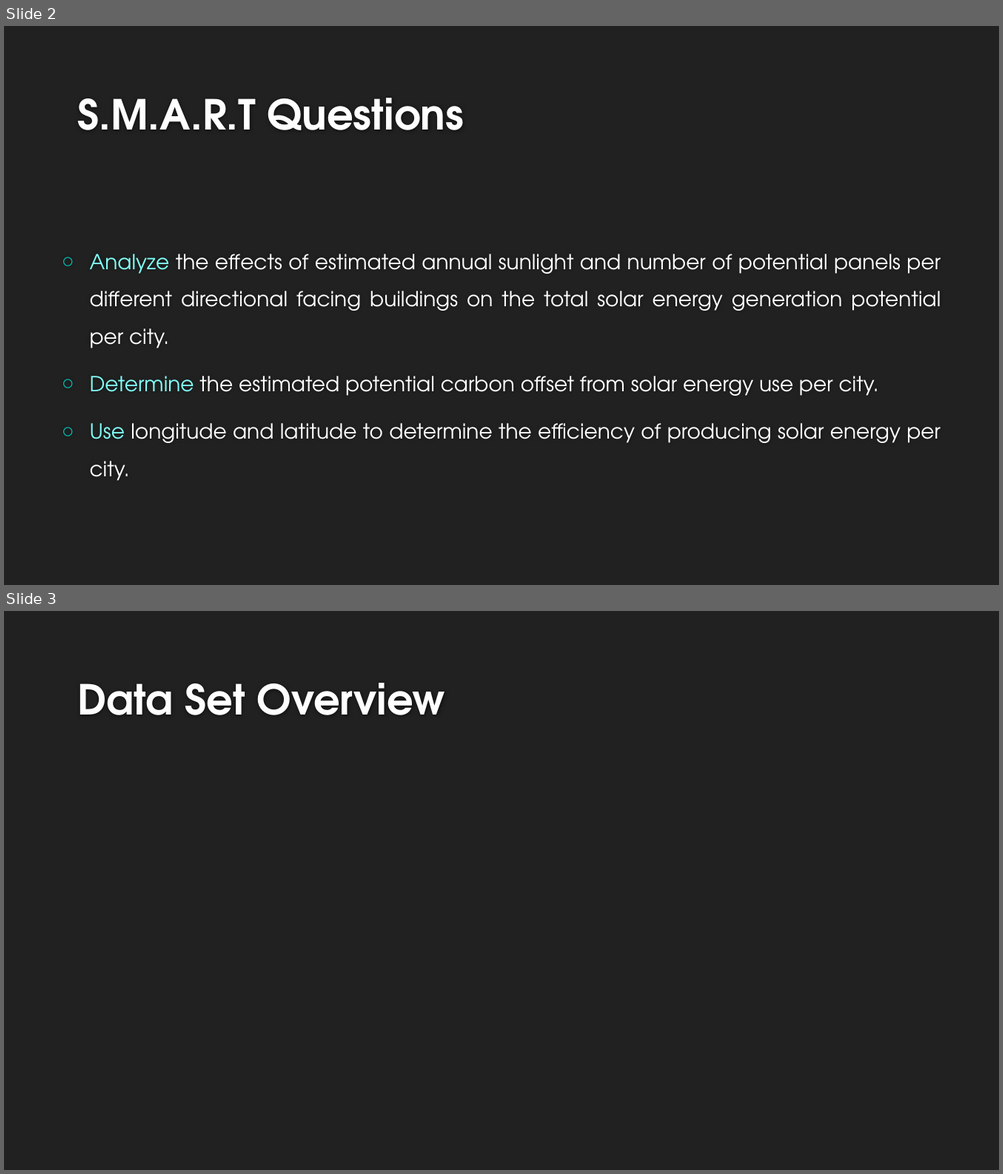
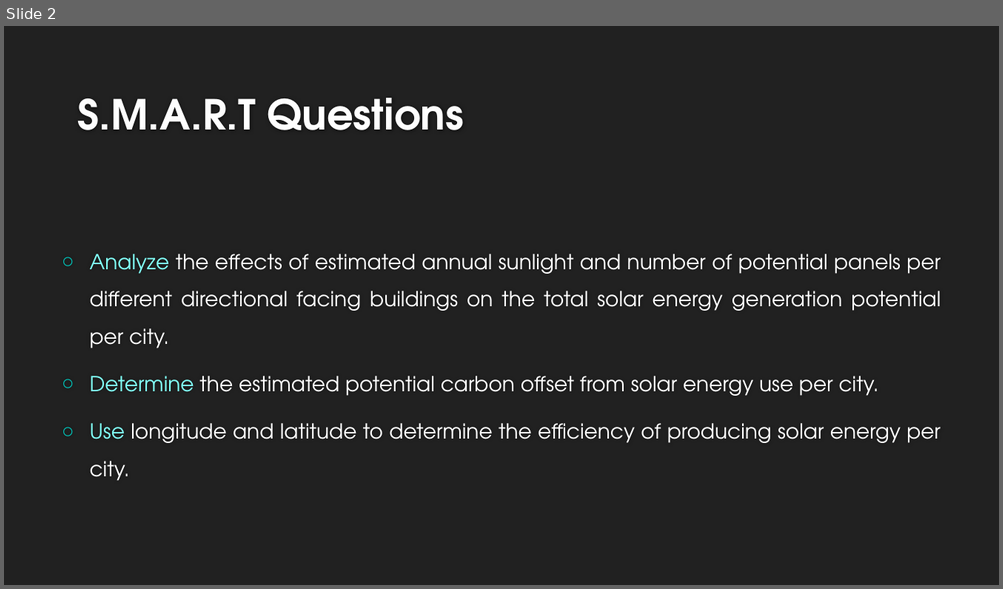
Before and after one commit to breardon7/6101-GroupProjects, a slide deck: Group Project - 1.pptx. Shown one above the other, each under a label of ours: slides 2 and 3 before the commit, slide 2 after it. The pictures are 1003x1174 and 1003x589 pixels, drawn with LibreOffice and Linux fonts; fonts in the diff are those of the drawing; background and template pictures are left out. Boxes give left, top, right and bottom in pixels: in the first picture for what was removed or moved away, otherwise in the second. Text is boxed around its words. In the diff, an @@ line names an element or a change of style, - is before the commit and + after.

```diff
--- a/Group Project - 1.pptx
+++ b/Group Project - 1.pptx
@@ slide 3 removed at (4,611,999,1170), background #212121 @@
@@ title removed at (77,683,446,715) @@
-Data Set Overview
```
Also in this commit, not shown: 2 slides added.
